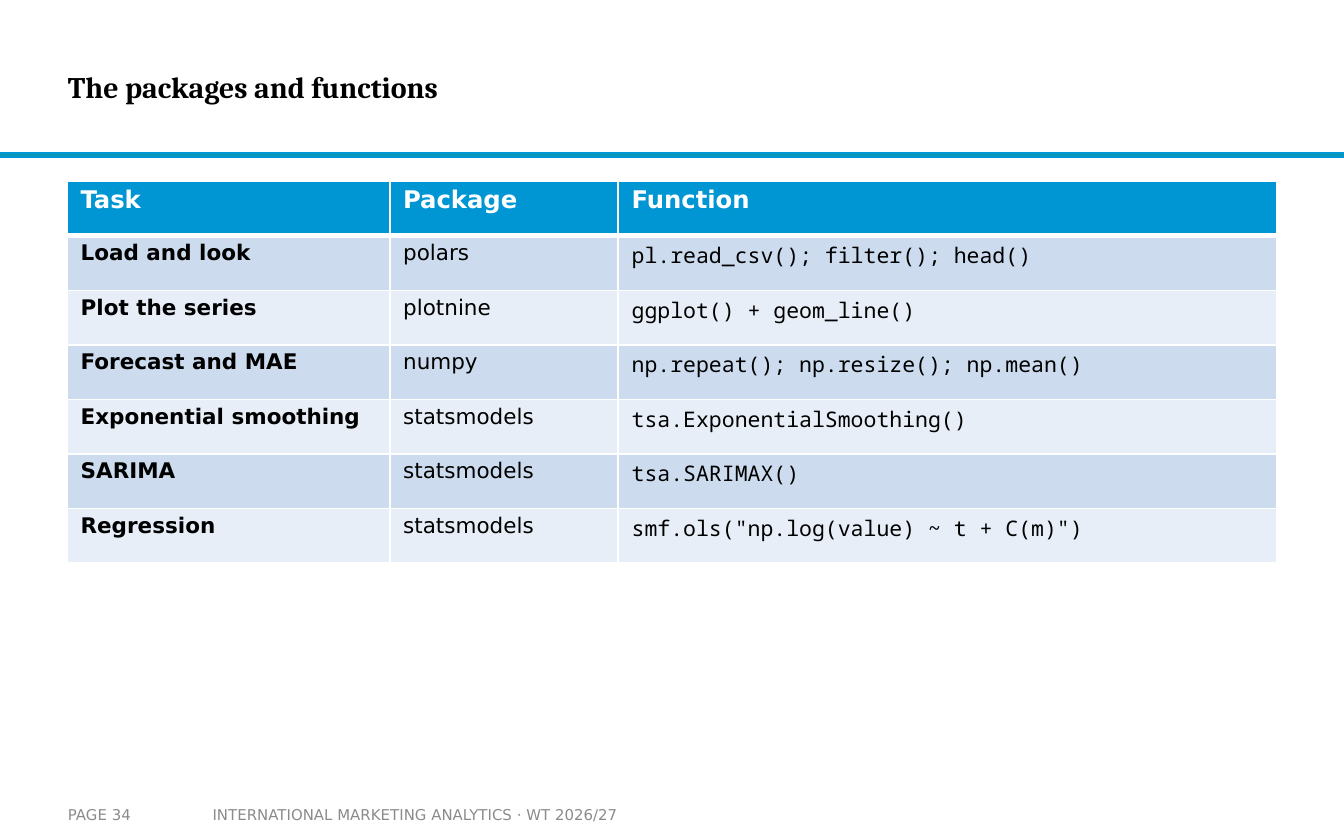
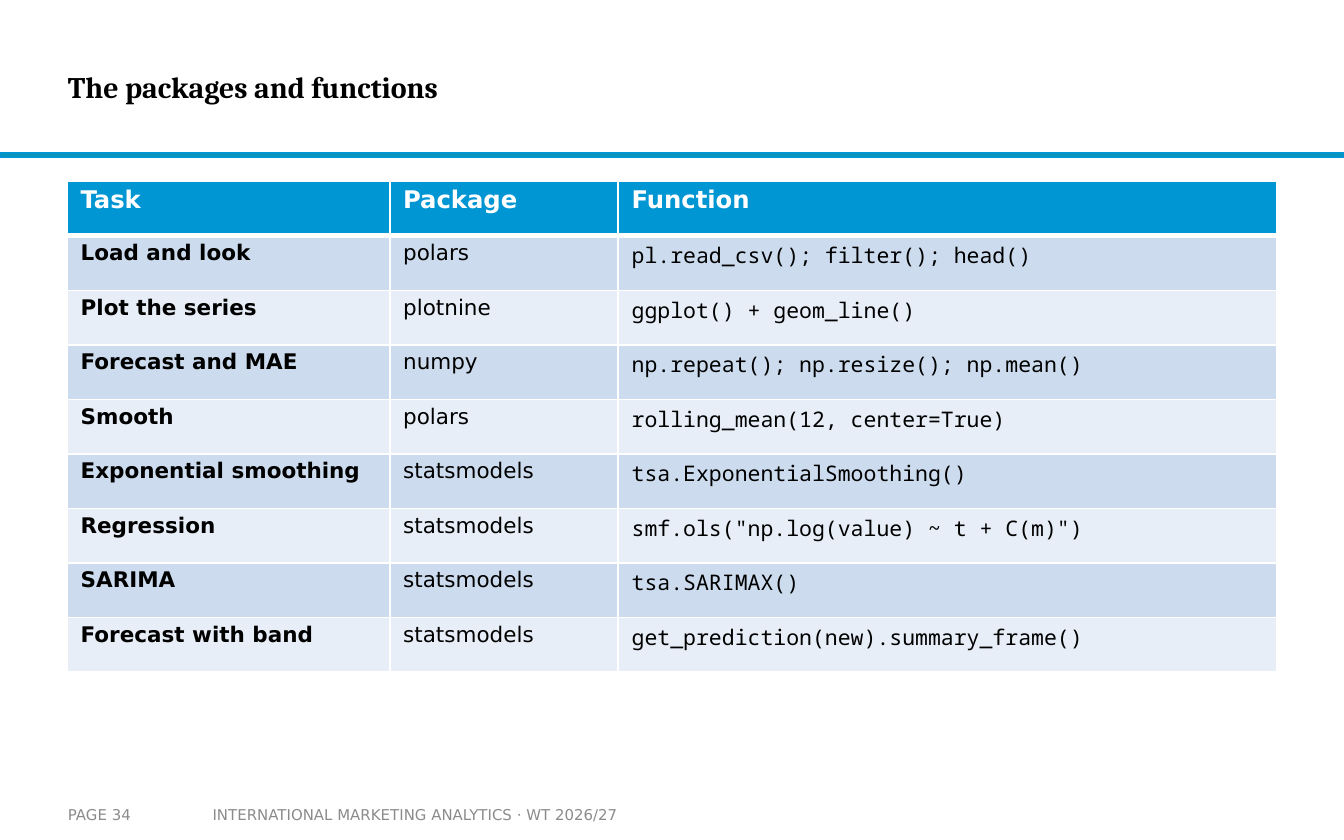
Before and after one commit to arnefloh-wu/international-marketing-analytics-teaching, a slide deck: slide 34 of slides/forecasting-and-time-series_WT26-27.pptx. Drawn at 1344x840 pixels with LibreOffice and Linux fonts; fonts in the diff are those of the drawing; background and template pictures are left out. Boxes give left, top, right and bottom in pixels: in the first picture for what was removed or moved away, otherwise in the second. Text is boxed around its words. In the diff, an @@ line names an element or a change of style, - is before the commit and + after.

```diff
--- a/slides/forecasting-and-time-series_WT26-27.pptx
+++ b/slides/forecasting-and-time-series_WT26-27.pptx
@@ table at <box>67,181,1277,672</box> @@
+row 5: Smooth | polars | rolling_mean(12, center=True)
+row 7: Regression | statsmodels | smf.ols("np.log(value) ~ t + C(m)")
-row 9, column 1: Regression
+row 9, column 1: Forecast with band
@@ row 9, column 3: "smf.ols("np.log(value) ~ t + C(m)")" to "get_prediction(new).summary_frame()" @@
```
Also in this commit, not shown: 1 other file.
